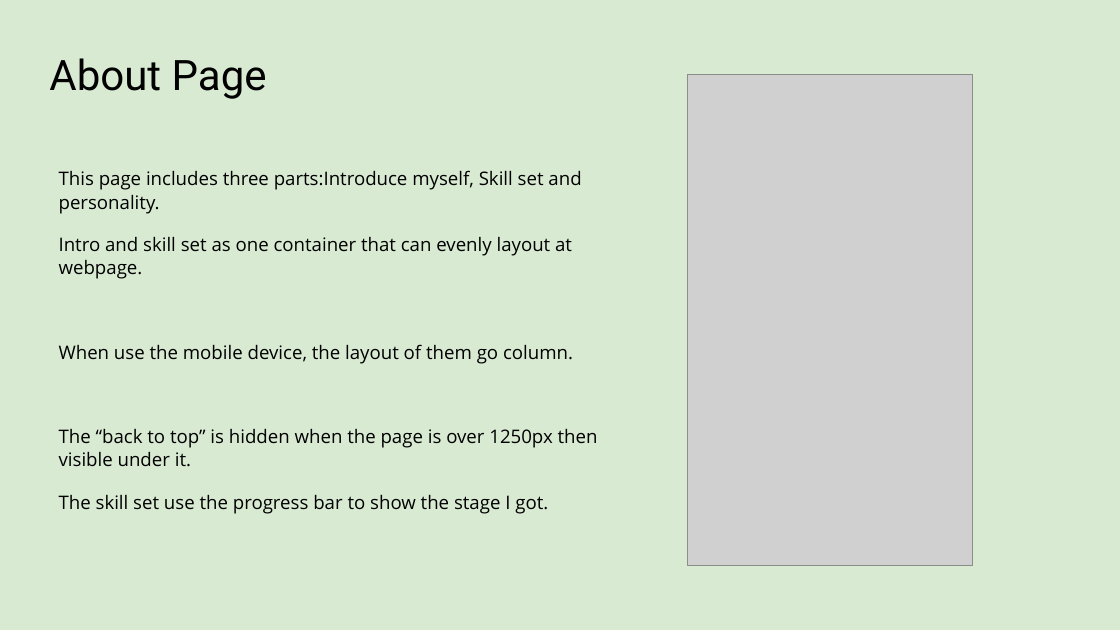
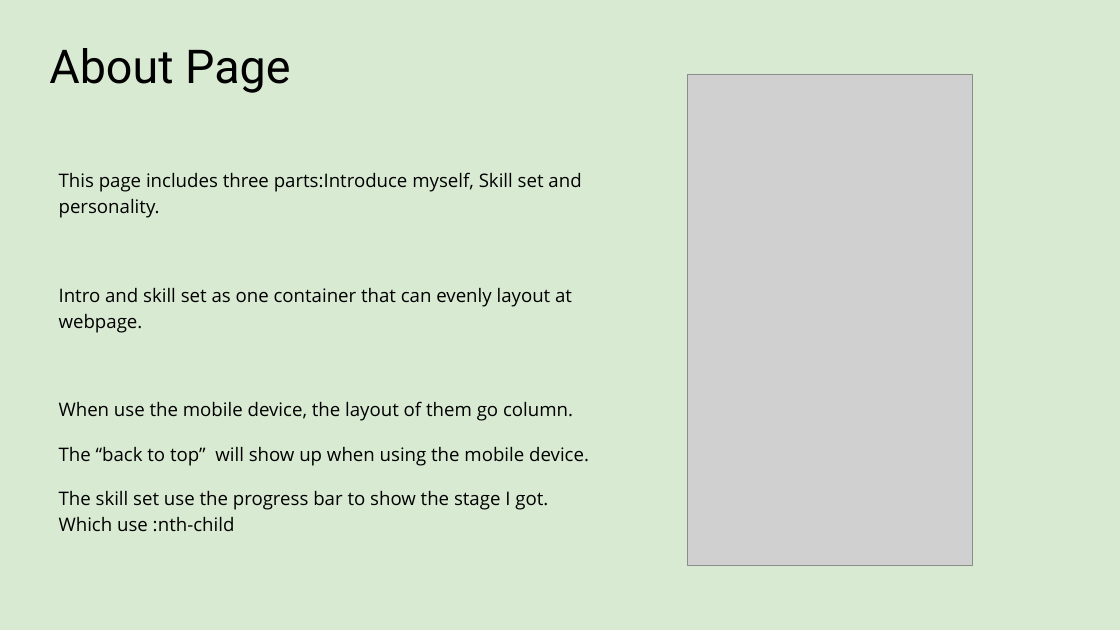
Before and after one commit to OrangeKami/Chen_Zhang_T1A2, a slide deck: slide 4 of ppt/Portfolio.pptx. Drawn at 1120x630 pixels with LibreOffice and Linux fonts; fonts in the diff are those of the drawing; grey boxes stand for pictures. Boxes give left, top, right and bottom in pixels: in the first picture for what was removed or moved away, otherwise in the second. Text is boxed around its words. In the diff, an @@ line names an element or a change of style, - is before the commit and + after.

```diff
--- a/ppt/Portfolio.pptx
+++ b/ppt/Portfolio.pptx
@@ title "About Page" at (49,48,290,93): size 27 to 30 pt @@
@@ text at (59,172,581,421): line spacing 1.05 to 1.15 @@
@@ text at (59,446,589,531): text changed @@
-The “back to top” is hidden when the page is over 1250px then visible under it.
-The skill set use the progress bar to show the stage I got.
+The “back to top” will show up when using the mobile device.
+The skill set use the progress bar to show the stage I got. Which use :nth-child
```
Also in this commit, not shown: 4 other slides changed, 3 other files.
